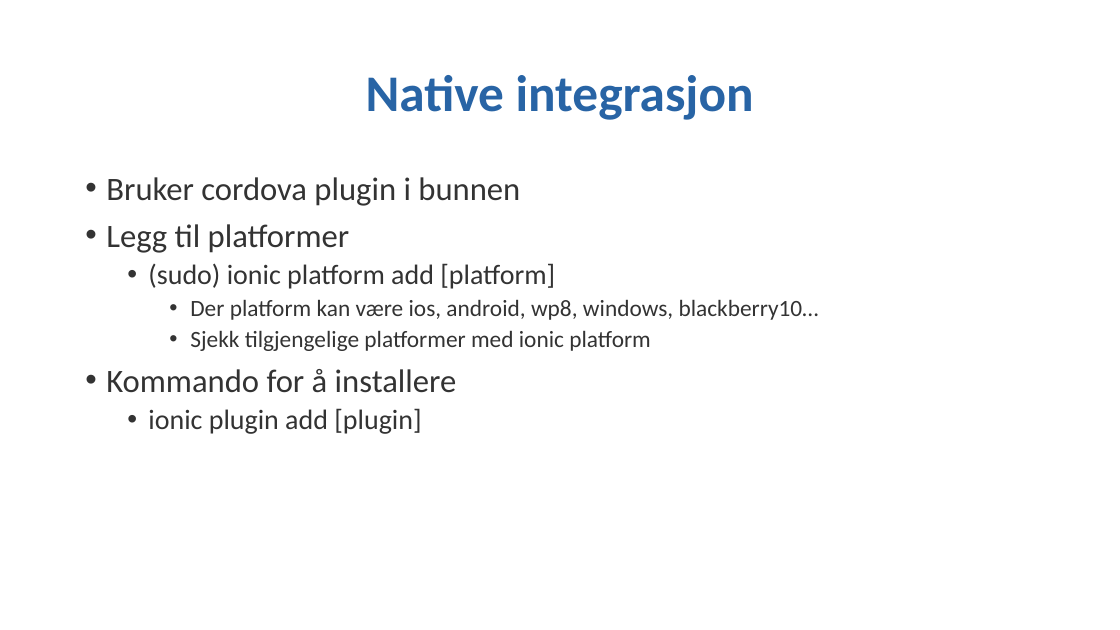
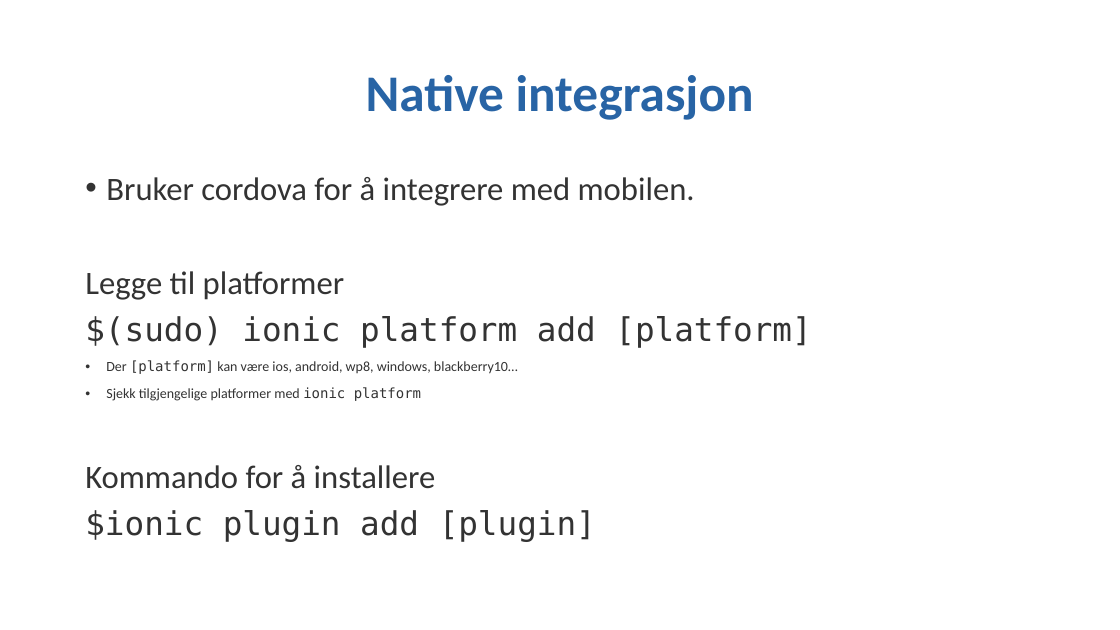
Before and after one commit to stiasta/foredrag, a slide deck: slide 22 of Ionic 2 workshop/Ionic 2 workshop.pptx (slide 20 before the commit). Drawn at 1120x630 pixels with LibreOffice and Linux fonts; fonts in the diff are those of the drawing; background and template pictures are left out. Boxes give left, top, right and bottom in pixels: in the first picture for what was removed or moved away, otherwise in the second. Text is boxed around its words. In the diff, an @@ line names an element or a change of style, - is before the commit and + after.

```diff
--- a/Ionic 2 workshop/Ionic 2 workshop.pptx
+++ b/Ionic 2 workshop/Ionic 2 workshop.pptx
@@ text at box(85, 177, 811, 374): text changed; size 20 to 28 pt @@
-• Bruker cordova plugin i bunnen
-• Legg til platformer
-  • (sudo) ionic platform add [platform]
-    • Der platform kan være ios, android, wp8, windows, blackberry10…
+• Bruker cordova for å integrere med mobilen.
+Legge til platformer
+$(sudo) ionic platform add [platform]
+• Der [platform] kan være ios, android, wp8, windows, blackberry10…
@@ text at box(85, 387, 436, 489): size 20 to 12 pt in "Sjekk tilgjengelige platformer med ionic platform"; font Calibri to DejaVu Sans Mono in "ionic platform"; list level 3 to 1 in "Sjekk tilgjengelige platformer med ionic ..."; bullet • to none @@
@@ text at box(85, 510, 596, 542): text changed; size 24 to 28 pt; font Calibri to DejaVu Sans Mono @@
-  • ionic plugin add [plugin]
+$ionic plugin add [plugin]
```
Also in this commit, not shown: 12 other slides changed, 2 slides added, 2 other files.
